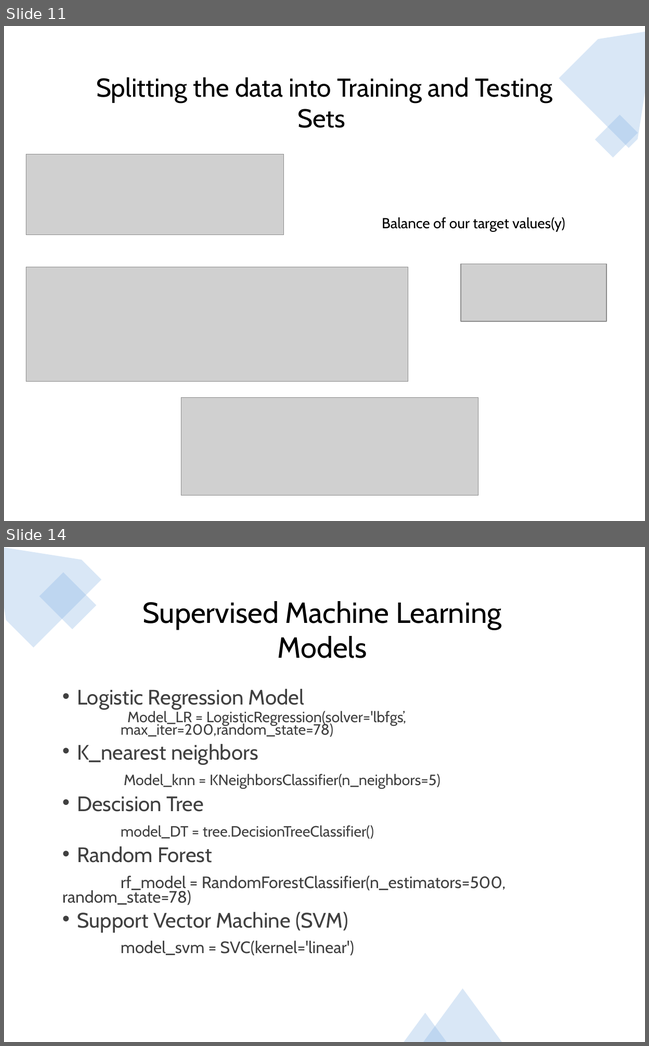
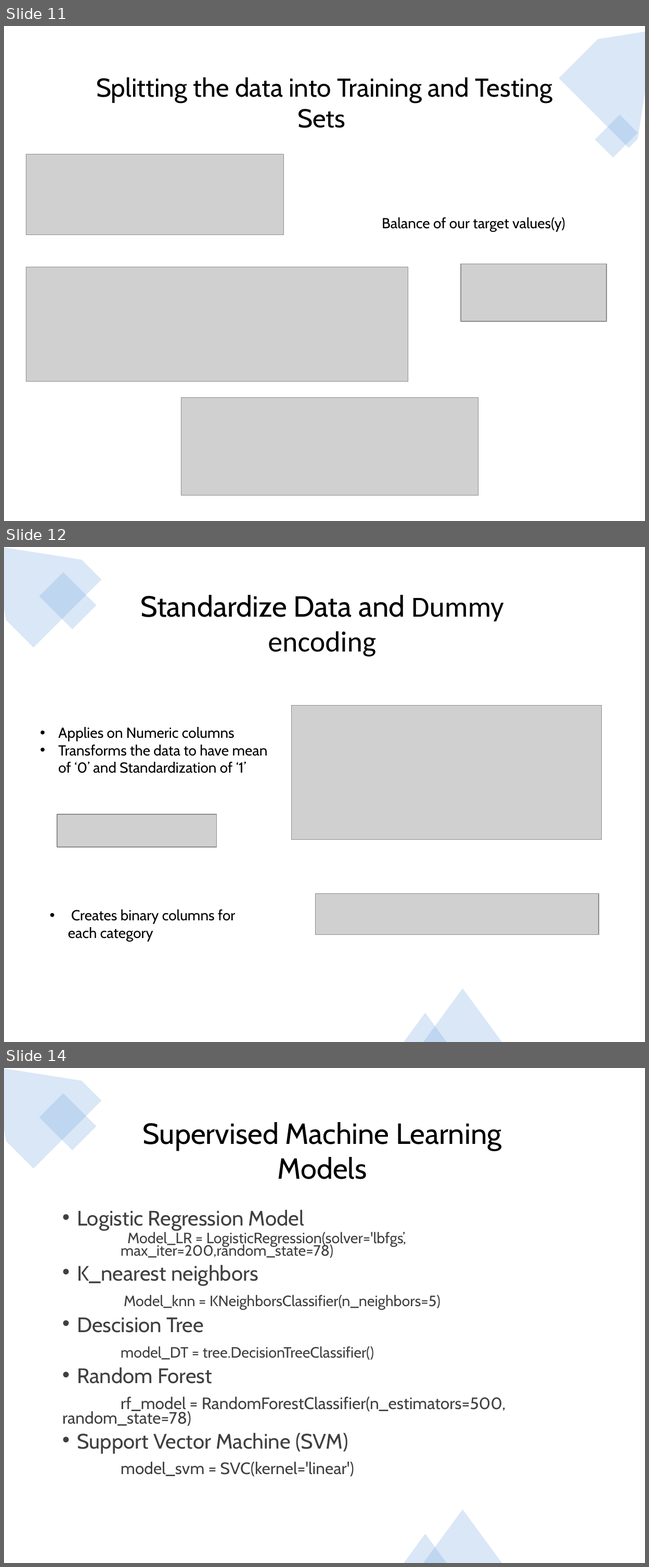
Before and after one commit to jojoalva/Stroke-Project-4, a slide deck: Presentation/Project4_presentation_draft.pptx. Shown one above the other, each under a label of ours: slides 11 and 14 before the commit, slides 11, 12 and 14 after it; the slides between them are not shown. The pictures are 649x1046 and 649x1567 pixels, drawn with LibreOffice and Linux fonts; fonts in the diff are those of the drawing; grey boxes stand for pictures. Boxes give left, top, right and bottom in pixels: in the first picture for what was removed or moved away, otherwise in the second. Text is boxed around its words. In the diff, an @@ line names an element or a change of style, - is before the commit and + after.

```diff
--- a/Presentation/Project4_presentation_draft.pptx
+++ b/Presentation/Project4_presentation_draft.pptx
@@ slide 12 added at box(4, 547, 645, 1042), background #FFFFFF; not listed: 2 template elements that a slide beside it also shows @@
@@ rectangle added at box(4, 547, 645, 1042), fill #FFFFFF @@
@@ freeform shape added at box(4, 547, 101, 648), fill #82B1E4 at 30% opacity @@
@@ freeform shape added at box(495, 547, 645, 654), fill #FFFFFF at 30% opacity @@
@@ rectangle added at box(39, 572, 96, 629), fill #82B1E4 at 30% opacity @@
@@ rectangle added at box(519, 589, 580, 649), fill #FFFFFF at 30% opacity @@
@@ text added at box(140, 595, 504, 657), 36 pt, text #000000 @@
+Standardize Data and Dummy encoding
@@ picture added at box(291, 706, 601, 840) @@
@@ text added at box(58, 727, 268, 773), 18 pt, text #000000 @@
+• Applies on Numeric columns
+• Transforms the data to have mean of ‘0’ and Standardization of ‘1’
@@ picture added at box(57, 814, 217, 847) @@
@@ picture added at box(315, 893, 599, 935) @@
@@ text added at box(68, 909, 235, 941), 18 pt, text #000000 @@
+• Creates binary columns for each category
@@ triangle added at box(423, 988, 502, 1042), fill #82B1E4 at 30% opacity @@
@@ triangle added at box(403, 1013, 447, 1042), fill #82B1E4 at 30% opacity @@
```
Also in this commit, not shown: 5 slides changed, 1 other slide added, 3 slides removed, 4 other files.
